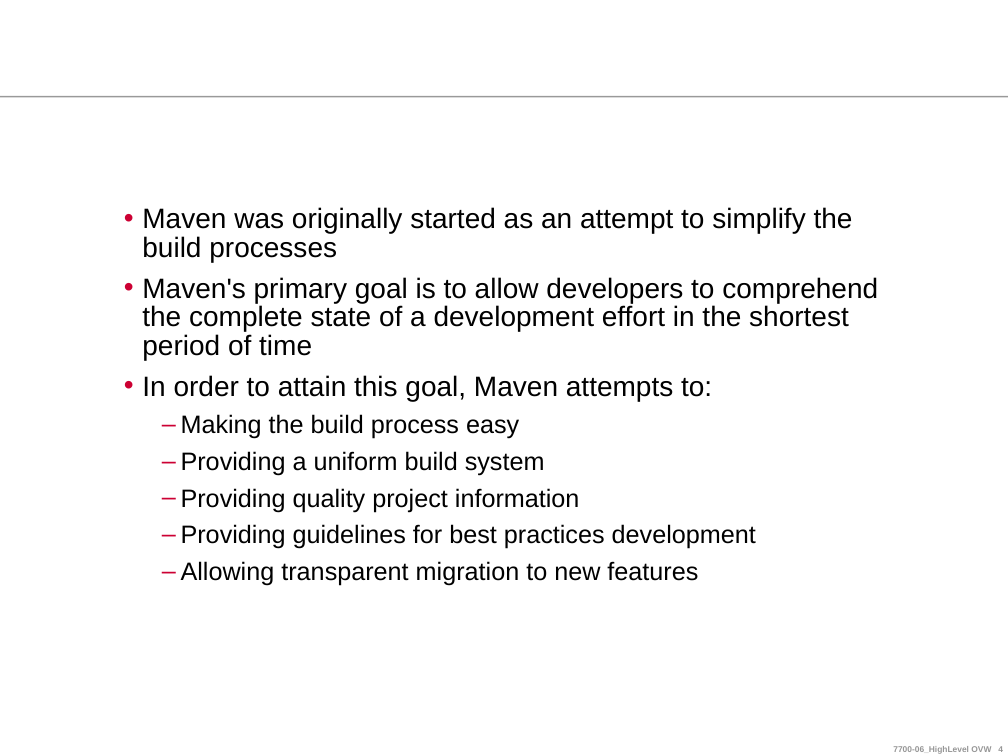
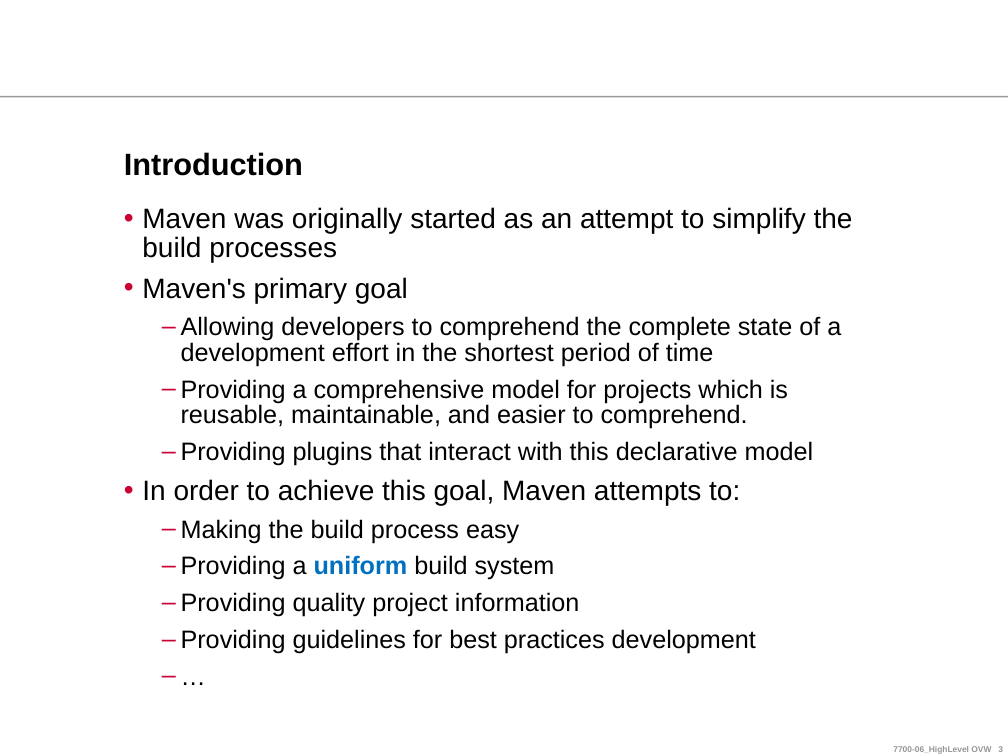
Before and after one commit to ndlongit/longnd-data, a slide deck: slide 3 of Document/Tutorial/[Presentation] Maven.ppt (slide 4 before the commit). Drawn at 1008x756 pixels with LibreOffice and Linux fonts; fonts in the diff are those of the drawing; background and template pictures are left out. Boxes give left, top, right and bottom in pixels: in the first picture for what was removed or moved away, otherwise in the second. Text is boxed around its words. In the diff, an @@ line names an element or a change of style, - is before the commit and + after.

```diff
--- a/Document/Tutorial/[Presentation] Maven.ppt
+++ b/Document/Tutorial/[Presentation] Maven.ppt
@@ title added at (124,152,303,176), 22 pt, text #000000, bold @@
+Introduction
@@ text at (142,277,841,506): text changed; size 20 to 18 pt @@
-• Maven's primary goal is to allow developers to comprehend the complete state of a development effort in the shortest period of time
-• In order to attain this goal, Maven attempts to:
+• Maven's primary goal
+  – Allowing developers to comprehend the complete state of a development effort in the shortest period of time
+  – Providing a comprehensive model for projects which is reusable, maintainable, and easier to comprehend.
+  – Providing plugins that interact with this declarative model
+• In order to achieve this goal, Maven attempts to:
@@ text at (181,561,698,586): text changed @@
-  – Allowing transparent migration to new features
+  – …
@@ text at (181,555,555,580): text colour #000000 to #0070C0, bold on in "uniform" @@
```
Also in this commit, not shown: 2 other slides changed, 6 slides added, 2 slides removed.
